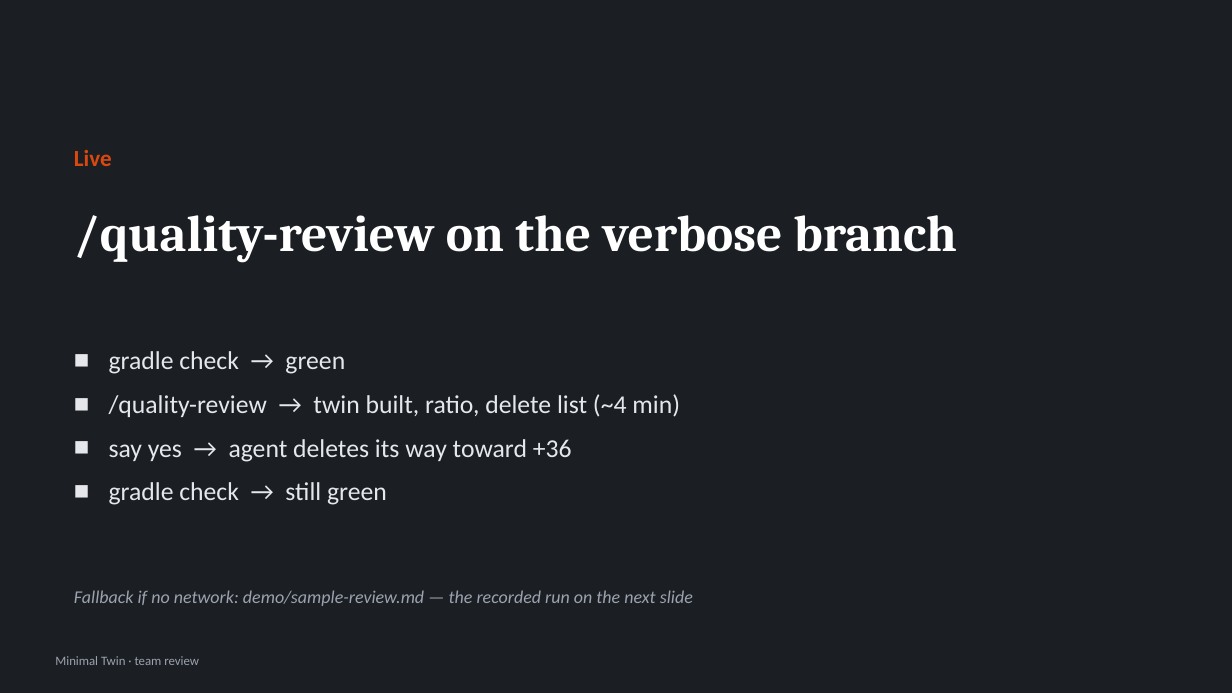
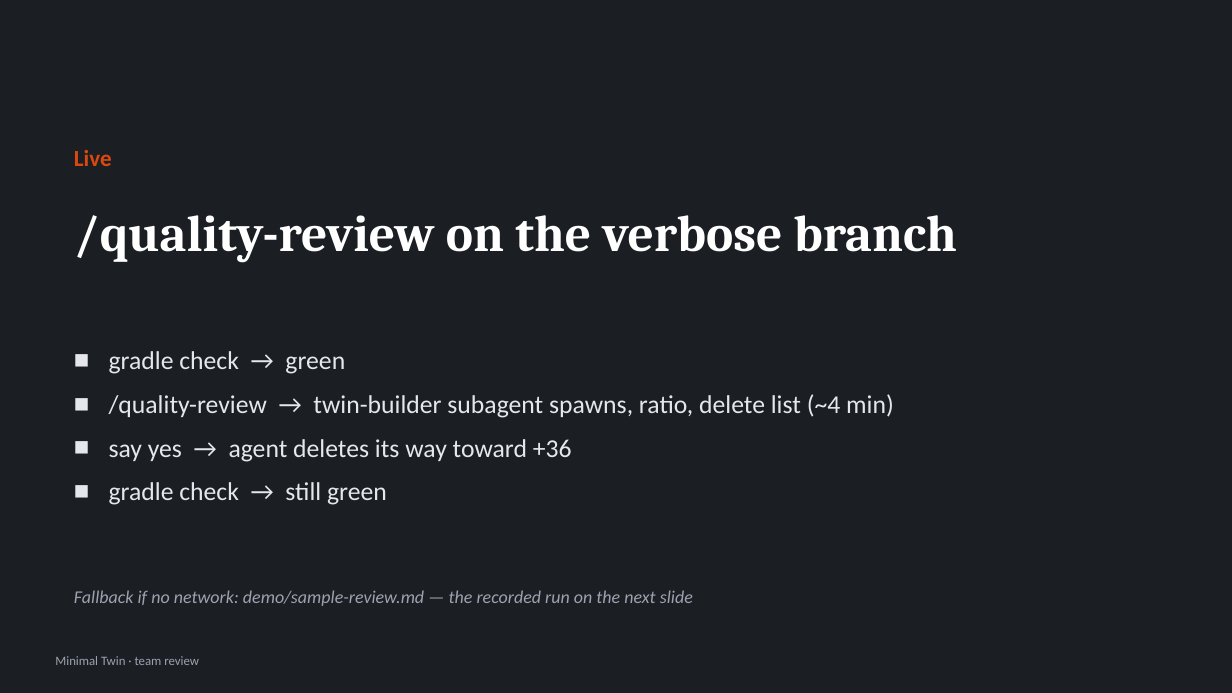
Before and after one commit to fork-demon/code-quality, a slide deck: slide 5 of demo/minimal-twin.pptx. Drawn at 1232x693 pixels with LibreOffice and Linux fonts; fonts in the diff are those of the drawing. Boxes give left, top, right and bottom in pixels: in the first picture for what was removed or moved away, otherwise in the second. Text is boxed around its words. In the diff, an @@ line names an element or a change of style, - is before the commit and + after.

```diff
--- a/demo/minimal-twin.pptx
+++ b/demo/minimal-twin.pptx
@@ text at (109, 394, 894, 418): text changed @@
-■ /quality-review → twin built, ratio, delete list (~4 min)
+■ /quality-review → twin-builder subagent spawns, ratio, delete list (~4 min)
```
Also in this commit, not shown: 4 other slides changed, 1 slide removed.
